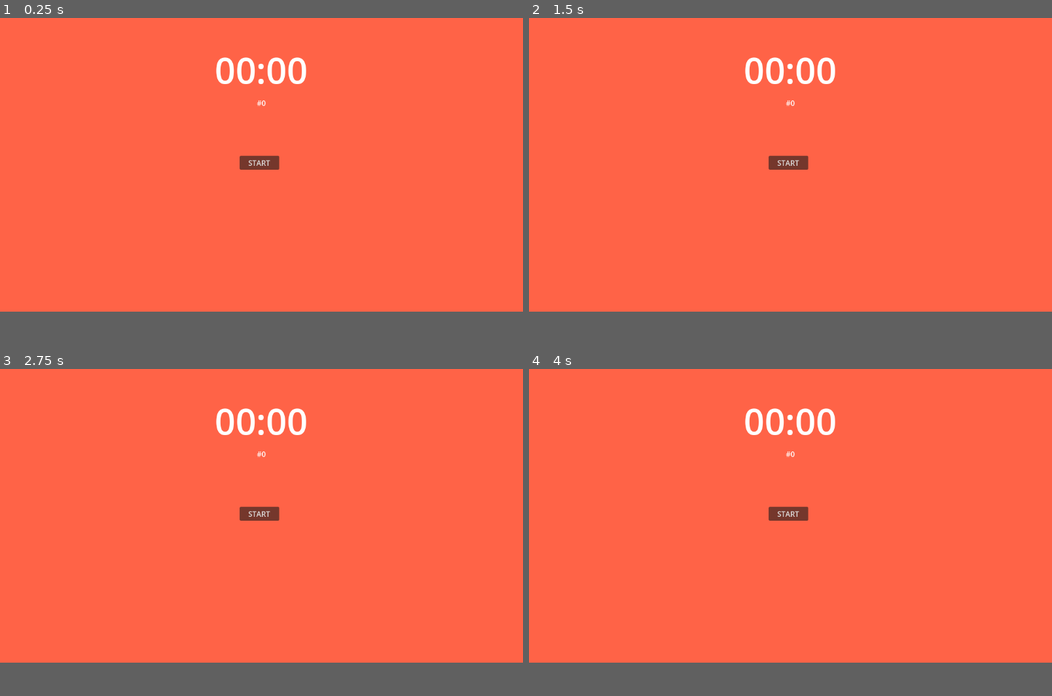
Above: before the commit, frames 1-4 (two rows, left to right).
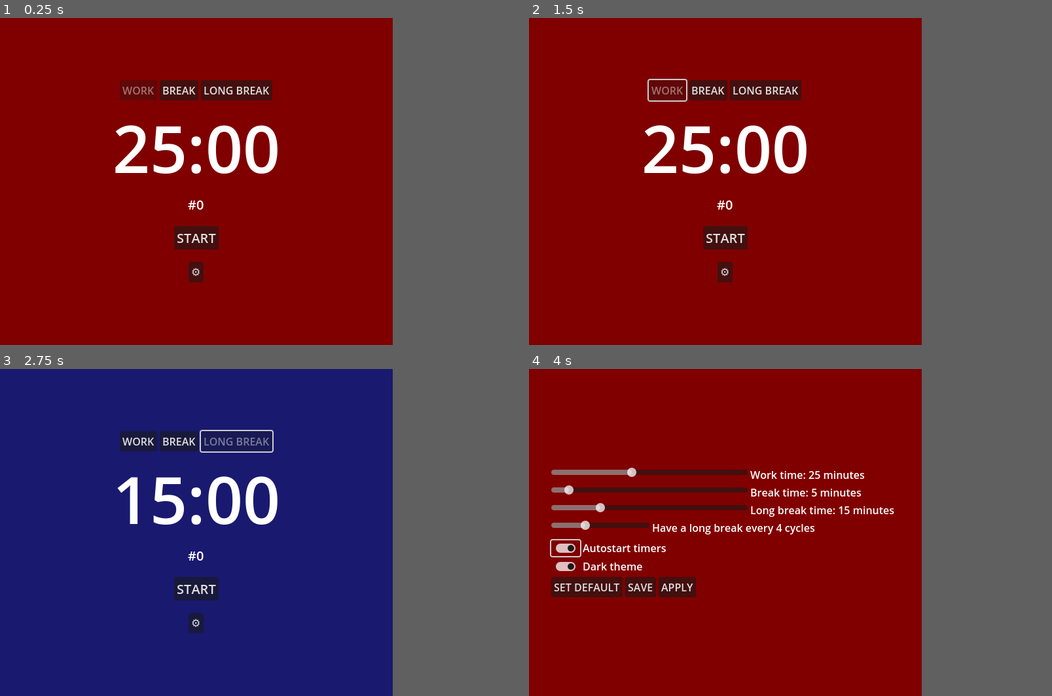
Above: after the commit, the same moments.

Repository: 8box-gd/Pomgodoro
Game: Godot game, scene res://root.tscn
The game is run twice, just before and just after one commit, with the same random seed, the same clock (stepped at 60 frames per second) and the same inputs.
Inputs (mouse positions are in pixels of both pictures, inside the frame that each line leads up to):
- Up to frame 1 (0.25 s): no input
- Up to frame 2 (1.5 s): click (769, 83) at 0.5 s, where only the run after the commit has a clickable "BREAK"; click (712, 83) at 1.25 s, where only the run after the commit has a clickable "WORK"
- Up to frame 3 (2.75 s): click (313, 434) at 2 s, where only the run after the commit has a clickable "LONG BREAK"
- Up to frame 4 (4 s): click (790, 597) at 2.75 s, where only the run after the commit has a clickable "⚙"; click (576, 529) at 3.52 s
In our replay, the window is 799x449 before the commit and 600x500 after it. These sizes can differ from the game's own. Grey fills any space a smaller window leaves; there, only what the larger window draws over its background counts as a difference.

The runs differ from the first frame. In frame 1, 67% of the frame differs, in the area x 0-76%, y 0-90%; in frame 2, 67%; in frame 3, 67%; in frame 4, 67%.

Commit message:
basically all features

Diff:
--- /dev/null
+++ b/default_save.json
@@ -0,0 +1,8 @@
+{
+	"work_time": 25,
+	"break_time": 5,
+	"long_break_time": 15,
+	"cycles_to_long_break": 4,
+	"autostart": false,
+	"dark_theme": true
+}
--- a/project.godot
+++ b/project.godot
@@ -16,6 +16,27 @@
 run/max_fps=30
 config/icon="res://icon.svg"
 
+[autoload]
+
+SaveManager="*res://save_manager.gd"
+
+[display]
+
+window/size/viewport_width=600
+window/size/viewport_height=500
+window/size/resizable=false
+window/size/window_width_override=600
+window/size/window_height_override=500
+
+[input]
+
+startstop={
+"deadzone": 0.5,
+"events": [Object(InputEventKey,"resource_local_to_scene":false,"resource_name":"","device":-1,"window_id":0,"alt_pressed":false,"shift_pressed":false,"ctrl_pressed":false,"meta_pressed":false,"pressed":false,"keycode":0,"physical_keycode":32,"key_label":0,"unicode":32,"echo":false,"script":null)
+, Object(InputEventKey,"resource_local_to_scene":false,"resource_name":"","device":-1,"window_id":0,"alt_pressed":false,"shift_pressed":false,"ctrl_pressed":false,"meta_pressed":false,"pressed":false,"keycode":0,"physical_keycode":4194309,"key_label":0,"unicode":0,"echo":false,"script":null)
+]
+}
+
 [rendering]
 
 renderer/rendering_method="gl_compatibility"
--- a/root.gd
+++ b/root.gd
@@ -2,30 +2,74 @@
 
 enum {WORK, BREAK, LONGBREAK}
 
-@onready var time_label = $CanvasLayer/TimeLabel
+@onready var timer_container = %TimerContainer
+@onready var time_label = %TimeLabel
 @onready var work_timer = $WorkTimer
 @onready var break_timer = $BreakTimer
 @onready var long_break_timer = $LongBreakTimer
-@onready var start_pause_button = $CanvasLayer/StartPauseButton
-@onready var cycle_label = $CanvasLayer/CycleLabel
-@onready var background_rect = $CanvasLayer/BackgroundRect
+@onready var start_pause_button = %StartPauseButton
+@onready var cycle_label = %CycleLabel
+@onready var background_rect = %BackgroundRect
+@onready var alarm_sound = $Alarm
+@onready var click_sound = $Click
+@onready var work_button = %WorkButton
+@onready var break_button = %BreakButton
+@onready var long_break_button = %LongBreakButton
+
+@onready var settings_container = %SettingsContainer
+@onready var work_slider = %WorkSlider
+@onready var work_setting_label = %WorkSettingLabel
+@onready var break_slider = %BreakSlider
+@onready var break_setting_label = %BreakSettingLabel
+@onready var long_break_slider = %LongBreakSlider
+@onready var long_break_setting_label = %LongBreakSettingLabel
+@onready var cycle_slider = %CycleSlider
+@onready var cycle_setting_label = %CycleSettingLabel
+@onready var autostart_button = %AutostartButton
+@onready var dark_button = %DarkButton
 
 var time_running = false
 var show_default_text = true
 @onready var current_timer = work_timer
 var current_cycle: int = 0
+var showing_timer = true
+
+var light_theme_colors = [Color.TOMATO, Color.DARK_TURQUOISE, Color.ROYAL_BLUE]
+var dark_theme_colors = [Color.WEB_MAROON, Color.DARK_SLATE_GRAY, Color.MIDNIGHT_BLUE]
+var current_theme = dark_theme_colors
 
 @export var work_timer_mins = 5/60
 @export var break_timer_mins = 1/60
 @export var long_break_timer_mins = 3/60
-@export var cycles_to_long_break = 3
+@export var cycles_to_long_break: int = 4
 
 func _ready():
+	load_in_save()
 	work_timer.wait_time = work_timer_mins * 60
 	break_timer.wait_time = break_timer_mins * 60
 	long_break_timer.wait_time = long_break_timer_mins * 60
+	background_rect.color = current_theme[0]
+
+	break_slider.value = break_timer_mins
+	cycle_slider.value = cycles_to_long_break
+	long_break_slider.value = long_break_timer_mins
+	work_slider.value = work_timer_mins
+
+func load_in_save():
+	var save_data = SaveManager.read_save()
+	work_timer_mins = save_data.work_time
+	break_timer_mins = save_data.break_time
+	long_break_timer_mins = save_data.long_break_time
+	cycles_to_long_break = save_data.cycles_to_long_break
+	autostart_button.button_pressed = save_data.autostart
+	dark_button.button_pressed = save_data.dark_theme
+	print(save_data)
 
 func _on_start_pause_button_pressed():
+	push_startpause()
+
+func push_startpause():
+	click_sound.play()
 	if not time_running:
 		start_time()
 	else:
@@ -54,6 +98,9 @@
 	return [minute, second]
 
 func _process(delta):
+	if Input.is_action_just_pressed("startstop"):
+		push_startpause()
+
 	if not show_default_text:
 		time_label.text = "%02d:%02d" % to_min_sec()
 	else:
@@ -69,25 +116,133 @@
 				if long_break_timer_mins < 10: time_label.text = "0"+time_label.text
 
 func _on_work_timer_timeout():
-	if (current_cycle % cycles_to_long_break) == 0:
-		current_timer = long_break_timer
-		show_default_text = true
-		stop_time()
-		background_rect.color = Color.ROYAL_BLUE
-	else:
-		current_timer = break_timer
-		show_default_text = true
-		stop_time()
-		background_rect.color = Color.DARK_TURQUOISE
+	alarm_sound.play()
+	if (current_cycle % cycles_to_long_break) == 0 and cycles_to_long_break != 1:
+		switch_to_long_break()
+	else:
+		switch_to_break()
+	if autostart_button.button_pressed:
+		await get_tree().create_timer(1.0).timeout
+		start_time()
 
 func _on_break_timer_timeout():
+	alarm_sound.play()
+	switch_to_work()
+	if autostart_button.button_pressed:
+		await get_tree().create_timer(1.0).timeout
+		start_time()
+
+func _on_long_break_timer_timeout():
+	alarm_sound.play()
+	switch_to_work()
+	if autostart_button.button_pressed:
+		await get_tree().create_timer(1.0).timeout
+		start_time()
+
+func switch_to_work():
+	stop_time()
 	current_timer = work_timer
 	show_default_text = true
+	background_rect.color = current_theme[0]
+	work_button.disabled = true
+	break_button.disabled = false
+	long_break_button.disabled = false
+func switch_to_break():
 	stop_time()
-	background_rect.color = Color.TOMATO
-
-func _on_long_break_timer_timeout():
-	current_timer = work_timer
+	current_timer = break_timer
 	show_default_text = true
+	background_rect.color = current_theme[1]
+	work_button.disabled = false
+	break_button.disabled = true
+	long_break_button.disabled = false
+func switch_to_long_break():
 	stop_time()
-	background_rect.color = Color.TOMATO
+	current_timer = long_break_timer
+	show_default_text = true
+	background_rect.color = current_theme[2]
+	work_button.disabled = false
+	break_button.disabled = false
+	long_break_button.disabled = true
+
+func _on_work_button_pressed():
+	work_timer.stop()
+	break_timer.stop()
+	long_break_timer.stop()
+	switch_to_work()
+func _on_break_button_pressed():
+	work_timer.stop()
+	break_timer.stop()
+	long_break_timer.stop()
+	switch_to_break()
+func _on_long_break_button_pressed():
+	work_timer.stop()
+	break_timer.stop()
+	long_break_timer.stop()
+	switch_to_long_break()
+
+func _on_settings_button_pressed():
+	if showing_timer:
+		timer_container.visible = false
+		settings_container.visible = true
+		showing_timer = false
+		work_timer.stop()
+		break_timer.stop()
+		long_break_timer.stop()
+		background_rect.color = current_theme[0]
+
+## SETTINGS BEGIN HERE
+
+func _on_work_slider_value_changed(value):
+	work_setting_label.text = "Work time: "+str(work_slider.value)+" minutes"
+
+func _on_break_slider_value_changed(value):
+	break_setting_label.text = "Break time: "+str(break_slider.value)+" minutes"
+
+func _on_long_break_slider_value_changed(value):
+	long_break_setting_label.text = "Long break time: "+str(long_break_slider.value)+" minutes"
+
+func _on_cycle_slider_value_changed(value):
+	cycle_setting_label.text = "Have a long break every "+str(cycle_slider.value)+" cycles"
+	if cycle_slider.value == 1: cycle_setting_label.text = "Long breaks disabled"
+
+func _on_dark_button_toggled(toggled_on):
+	if toggled_on:
+		current_theme = dark_theme_colors
+	else:
+		current_theme = light_theme_colors
+	background_rect.color = current_theme[0]
+
+func _on_reset_button_pressed():
+	work_slider.value = 25
+	break_slider.value = 5
+	long_break_slider.value = 15
+	cycle_slider.value = 4
+	autostart_button.button_pressed = false
+	dark_button.button_pressed = true
+
+func _on_apply_button_pressed():
+	work_timer_mins = work_slider.value
+	break_timer_mins = break_slider.value
+	long_break_timer_mins = long_break_slider.value
+	update_timer()
+
+	timer_container.visible = true
+	settings_container.visible = false
+	showing_timer = true
+	switch_to_work()
+
+func update_timer():
+	work_timer.wait_time = work_timer_mins * 60
+	break_timer.wait_time = break_timer_mins * 60
+	long_break_timer.wait_time = long_break_timer_mins * 60
+	current_cycle = 0
+	background_rect.color = current_theme[0]
+
+func _on_save_button_pressed():
+	var write_me = { "autostart": autostart_button.button_pressed,
+		"break_time": break_slider.value,
+		"cycles_to_long_break": cycle_slider.value,
+		"dark_theme": dark_button.button_pressed,
+		"long_break_time": long_break_slider.value,
+		"work_time": work_slider.value }
+	SaveManager.write_save(write_me)
--- a/root.tscn
+++ b/root.tscn
@@ -1,6 +1,8 @@
-[gd_scene load_steps=2 format=3 uid="uid://ntr1fp5d3cb5"]
+[gd_scene load_steps=4 format=3 uid="uid://ntr1fp5d3cb5"]
 
 [ext_resource type="Script" path="res://root.gd" id="1_y7fiw"]
+[ext_resource type="AudioStream" uid="uid://df7btuja47jv4" path="res://Sounds/ow ow ow ow.wav" id="2_1nven"]
+[ext_resource type="AudioStream" uid="uid://c2npp60eb8u6t" path="res://Sounds/yuh.wav" id="3_qqgwb"]
 
 [node name="Root" type="Node2D"]
 script = ExtResource("1_y7fiw")
@@ -8,44 +10,216 @@
 [node name="CanvasLayer" type="CanvasLayer" parent="."]
 
 [node name="BackgroundRect" type="ColorRect" parent="CanvasLayer"]
+unique_name_in_owner = true
 anchors_preset = 15
 anchor_right = 1.0
 anchor_bottom = 1.0
 grow_horizontal = 2
 grow_vertical = 2
-color = Color(1, 0.388, 0.278, 1)
-
-[node name="TimeLabel" type="Label" parent="CanvasLayer"]
-anchors_preset = 10
+color = Color(0.502, 0, 0, 1)
+
+[node name="TimerContainer" type="VBoxContainer" parent="CanvasLayer"]
+unique_name_in_owner = true
+anchors_preset = 15
 anchor_right = 1.0
-offset_bottom = 229.0
+anchor_bottom = 1.0
 grow_horizontal = 2
-theme_override_font_sizes/font_size = 80
+grow_vertical = 2
+alignment = 1
+metadata/_edit_lock_ = true
+
+[node name="ChangeTimerContainer" type="HBoxContainer" parent="CanvasLayer/TimerContainer"]
+layout_mode = 2
+alignment = 1
+
+[node name="WorkButton" type="Button" parent="CanvasLayer/TimerContainer/ChangeTimerContainer"]
+unique_name_in_owner = true
+layout_mode = 2
+disabled = true
+text = "WORK"
+
+[node name="BreakButton" type="Button" parent="CanvasLayer/TimerContainer/ChangeTimerContainer"]
+unique_name_in_owner = true
+layout_mode = 2
+text = "BREAK"
+
+[node name="LongBreakButton" type="Button" parent="CanvasLayer/TimerContainer/ChangeTimerContainer"]
+unique_name_in_owner = true
+layout_mode = 2
+text = "LONG BREAK"
+
+[node name="TimeLabel" type="Label" parent="CanvasLayer/TimerContainer"]
+unique_name_in_owner = true
+layout_mode = 2
+theme_override_font_sizes/font_size = 100
 text = "00:00"
 horizontal_alignment = 1
 vertical_alignment = 1
-
-[node name="StartPauseButton" type="Button" parent="CanvasLayer"]
-anchors_preset = 14
-anchor_top = 0.5
-anchor_right = 1.0
-anchor_bottom = 0.5
-offset_left = 528.0
-offset_top = -20.0
-offset_right = -537.0
-offset_bottom = 11.0
-grow_horizontal = 2
-grow_vertical = 2
-text = "START"
-
-[node name="CycleLabel" type="Label" parent="CanvasLayer"]
-anchors_preset = 10
-anchor_right = 1.0
-offset_bottom = 376.0
-grow_horizontal = 2
+metadata/_edit_lock_ = true
+
+[node name="CycleLabel" type="Label" parent="CanvasLayer/TimerContainer"]
+unique_name_in_owner = true
+layout_mode = 2
+theme_override_font_sizes/font_size = 20
 text = "#0"
 horizontal_alignment = 1
 vertical_alignment = 1
+metadata/_edit_lock_ = true
+
+[node name="MarginContainer" type="MarginContainer" parent="CanvasLayer/TimerContainer"]
+custom_minimum_size = Vector2(0, 11.28)
+layout_mode = 2
+
+[node name="HBoxContainer" type="HBoxContainer" parent="CanvasLayer/TimerContainer"]
+layout_mode = 2
+alignment = 1
+
+[node name="StartPauseButton" type="Button" parent="CanvasLayer/TimerContainer/HBoxContainer"]
+unique_name_in_owner = true
+layout_mode = 2
+theme_override_font_sizes/font_size = 20
+text = "START"
+
+[node name="MarginContainer2" type="MarginContainer" parent="CanvasLayer/TimerContainer"]
+custom_minimum_size = Vector2(0, 11.28)
+layout_mode = 2
+
+[node name="HBoxContainer2" type="HBoxContainer" parent="CanvasLayer/TimerContainer"]
+layout_mode = 2
+alignment = 1
+
+[node name="SettingsButton" type="Button" parent="CanvasLayer/TimerContainer/HBoxContainer2"]
+layout_mode = 2
+text = "⚙"
+
+[node name="SettingsContainer" type="VBoxContainer" parent="CanvasLayer"]
+unique_name_in_owner = true
+visible = false
+anchors_preset = 13
+anchor_left = 0.5
+anchor_right = 0.5
+anchor_bottom = 1.0
+offset_left = -256.0
+offset_right = 256.0
+grow_horizontal = 2
+grow_vertical = 2
+alignment = 1
+
+[node name="WorkTime" type="HBoxContainer" parent="CanvasLayer/SettingsContainer"]
+layout_mode = 2
+
+[node name="WorkSlider" type="HSlider" parent="CanvasLayer/SettingsContainer/WorkTime"]
+unique_name_in_owner = true
+custom_minimum_size = Vector2(300, 0)
+layout_mode = 2
+min_value = 1.0
+max_value = 60.0
+value = 25.0
+rounded = true
+ticks_on_borders = true
+
+[node name="WorkSettingLabel" type="Label" parent="CanvasLayer/SettingsContainer/WorkTime"]
+unique_name_in_owner = true
+layout_mode = 2
+text = "Work time: 25 minutes"
+
+[node name="BreakTime" type="HBoxContainer" parent="CanvasLayer/SettingsContainer"]
+layout_mode = 2
+
+[node name="BreakSlider" type="HSlider" parent="CanvasLayer/SettingsContainer/BreakTime"]
+unique_name_in_owner = true
+custom_minimum_size = Vector2(300, 0)
+layout_mode = 2
+min_value = 1.0
+max_value = 60.0
+value = 5.0
+rounded = true
+ticks_on_borders = true
+
+[node name="BreakSettingLabel" type="Label" parent="CanvasLayer/SettingsContainer/BreakTime"]
+unique_name_in_owner = true
+layout_mode = 2
+text = "Break time: 5 minutes"
+
+[node name="LongBreakTime" type="HBoxContainer" parent="CanvasLayer/SettingsContainer"]
+layout_mode = 2
+
+[node name="LongBreakSlider" type="HSlider" parent="CanvasLayer/SettingsContainer/LongBreakTime"]
+unique_name_in_owner = true
+custom_minimum_size = Vector2(300, 0)
+layout_mode = 2
+min_value = 1.0
+max_value = 60.0
+value = 15.0
+rounded = true
+ticks_on_borders = true
+
+[node name="LongBreakSettingLabel" type="Label" parent="CanvasLayer/SettingsContainer/LongBreakTime"]
+unique_name_in_owner = true
+layout_mode = 2
+text = "Long break time: 15 minutes"
+
+[node name="LongBreakCycles" type="HBoxContainer" parent="CanvasLayer/SettingsContainer"]
+layout_mode = 2
+
+[node name="CycleSlider" type="HSlider" parent="CanvasLayer/SettingsContainer/LongBreakCycles"]
+unique_name_in_owner = true
+custom_minimum_size = Vector2(150, 0)
+layout_mode = 2
+min_value = 1.0
+max_value = 10.0
+value = 4.0
+rounded = true
+ticks_on_borders = true
+
+[node name="CycleSettingLabel" type="Label" parent="CanvasLayer/SettingsContainer/LongBreakCycles"]
+unique_name_in_owner = true
+layout_mode = 2
+text = "Have a long break every 4 cycles"
+
+[node name="MarginContainer" type="MarginContainer" parent="CanvasLayer/SettingsContainer"]
+custom_minimum_size = Vector2(533.765, 0)
+layout_mode = 2
+
+[node name="Autostart" type="HBoxContainer" parent="CanvasLayer/SettingsContainer"]
+layout_mode = 2
+
+[node name="AutostartButton" type="CheckButton" parent="CanvasLayer/SettingsContainer/Autostart"]
+unique_name_in_owner = true
+layout_mode = 2
+
+[node name="AutostartLabel" type="Label" parent="CanvasLayer/SettingsContainer/Autostart"]
+layout_mode = 2
+text = "Autostart timers"
+
+[node name="DarkTheme" type="HBoxContainer" parent="CanvasLayer/SettingsContainer"]
+layout_mode = 2
+
+[node name="DarkButton" type="CheckButton" parent="CanvasLayer/SettingsContainer/DarkTheme"]
+unique_name_in_owner = true
+layout_mode = 2
+button_pressed = true
+
+[node name="DarkLabel" type="Label" parent="CanvasLayer/SettingsContainer/DarkTheme"]
+layout_mode = 2
+text = "Dark theme"
+
+[node name="HBoxContainer" type="HBoxContainer" parent="CanvasLayer/SettingsContainer"]
+layout_mode = 2
+
+[node name="ResetButton" type="Button" parent="CanvasLayer/SettingsContainer/HBoxContainer"]
+unique_name_in_owner = true
+layout_mode = 2
+text = "SET DEFAULT"
+
+[node name="SaveButton" type="Button" parent="CanvasLayer/SettingsContainer/HBoxContainer"]
+layout_mode = 2
+text = "SAVE"
+
+[node name="ApplyButton" type="Button" parent="CanvasLayer/SettingsContainer/HBoxContainer"]
+unique_name_in_owner = true
+layout_mode = 2
+text = "APPLY"
 
 [node name="WorkTimer" type="Timer" parent="."]
 wait_time = 5.0
@@ -58,7 +232,25 @@
 wait_time = 3.0
 one_shot = true
 
-[connection signal="pressed" from="CanvasLayer/StartPauseButton" to="." method="_on_start_pause_button_pressed"]
+[node name="Alarm" type="AudioStreamPlayer" parent="."]
+stream = ExtResource("2_1nven")
+
+[node name="Click" type="AudioStreamPlayer" parent="."]
+stream = ExtResource("3_qqgwb")
+
+[connection signal="pressed" from="CanvasLayer/TimerContainer/ChangeTimerContainer/WorkButton" to="." method="_on_work_button_pressed"]
+[connection signal="pressed" from="CanvasLayer/TimerContainer/ChangeTimerContainer/BreakButton" to="." method="_on_break_button_pressed"]
+[connection signal="pressed" from="CanvasLayer/TimerContainer/ChangeTimerContainer/LongBreakButton" to="." method="_on_long_break_button_pressed"]
+[connection signal="pressed" from="CanvasLayer/TimerContainer/HBoxContainer/StartPauseButton" to="." method="_on_start_pause_button_pressed"]
+[connection signal="pressed" from="CanvasLayer/TimerContainer/HBoxContainer2/SettingsButton" to="." method="_on_settings_button_pressed"]
+[connection signal="value_changed" from="CanvasLayer/SettingsContainer/WorkTime/WorkSlider" to="." method="_on_work_slider_value_changed"]
+[connection signal="value_changed" from="CanvasLayer/SettingsContainer/BreakTime/BreakSlider" to="." method="_on_break_slider_value_changed"]
+[connection signal="value_changed" from="CanvasLayer/SettingsContainer/LongBreakTime/LongBreakSlider" to="." method="_on_long_break_slider_value_changed"]
+[connection signal="value_changed" from="CanvasLayer/SettingsContainer/LongBreakCycles/CycleSlider" to="." method="_on_cycle_slider_value_changed"]
+[connection signal="toggled" from="CanvasLayer/SettingsContainer/DarkTheme/DarkButton" to="." method="_on_dark_button_toggled"]
+[connection signal="pressed" from="CanvasLayer/SettingsContainer/HBoxContainer/ResetButton" to="." method="_on_reset_button_pressed"]
+[connection signal="pressed" from="CanvasLayer/SettingsContainer/HBoxContainer/SaveButton" to="." method="_on_save_button_pressed"]
+[connection signal="pressed" from="CanvasLayer/SettingsContainer/HBoxContainer/ApplyButton" to="." method="_on_apply_button_pressed"]
 [connection signal="timeout" from="WorkTimer" to="." method="_on_work_timer_timeout"]
 [connection signal="timeout" from="BreakTimer" to="." method="_on_break_timer_timeout"]
 [connection signal="timeout" from="LongBreakTimer" to="." method="_on_long_break_timer_timeout"]
--- /dev/null
+++ b/save_manager.gd
@@ -0,0 +1,27 @@
+extends Node
+
+var json = JSON.new()
+var path = "user://data.json"
+
+var data = {}
+
+func write_save(content):
+	var file = FileAccess.open(path, FileAccess.WRITE)
+	file.store_string(json.stringify(content))
+	file.close()
+	file = null
+
+func read_save():
+	var file = FileAccess.open(path, FileAccess.READ)
+	var content = json.parse_string(file.get_as_text())
+	return content
+
+func create_new_save_file():
+	var file = FileAccess.open("res://default_save.json", FileAccess.READ)
+	var content = json.parse_string(file.get_as_text())
+	data = content
+	write_save(content)
+
+func _ready():
+	if not FileAccess.file_exists(path):
+		create_new_save_file()
Not shown, added: Sounds/ow ow ow ow.wav.import
Not shown, added: Sounds/yuh.wav.import
Not shown, added: Sounds/ow ow ow ow.wav
Not shown, added: Sounds/yuh.wav
